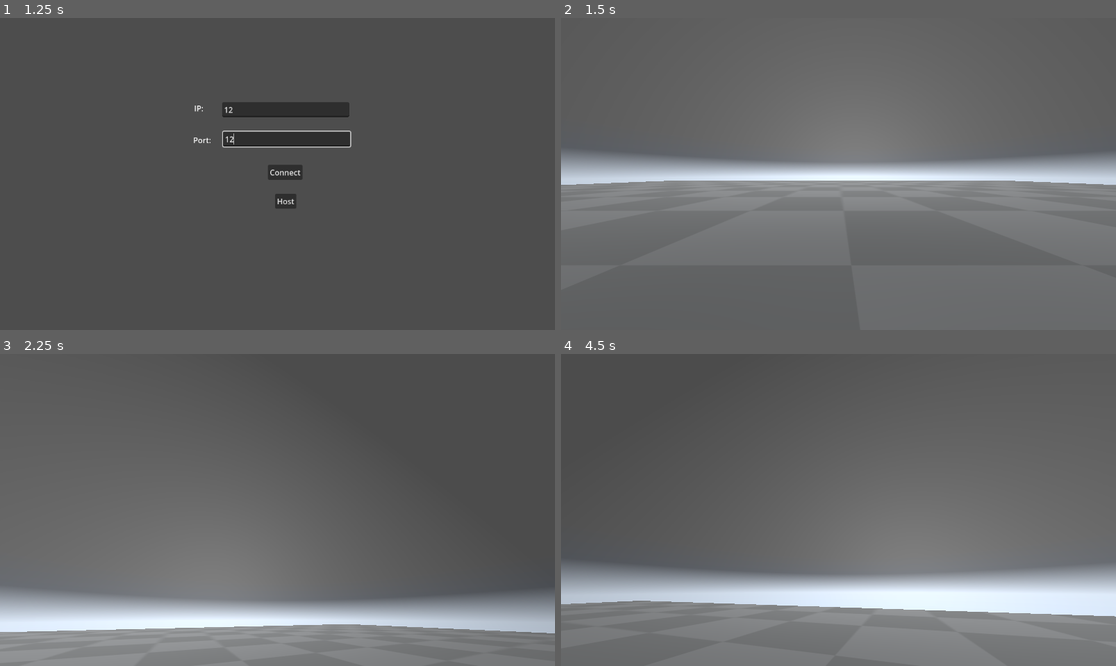
Above: before the commit, frames 1-4 (two rows, left to right).
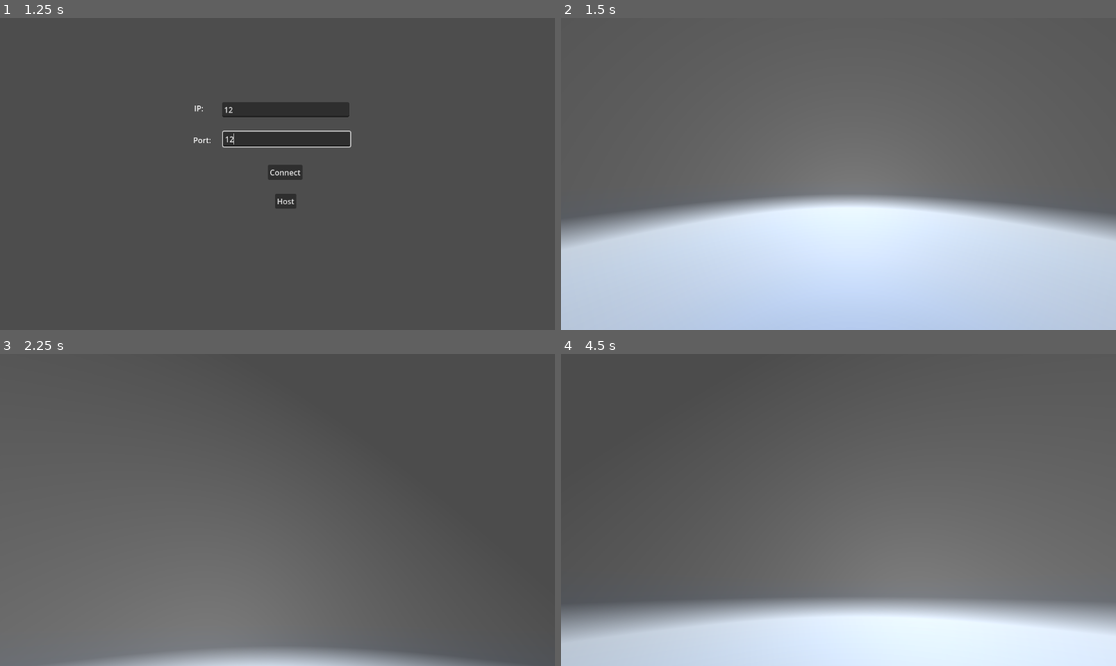
Above: after the commit, the same moments.

Repository: Magifire/FPS_Nugget
Game: Godot game, scene res://Menu.tscn
Two runs of this game, one before a commit and one after it. Both use one fixed random seed, a clock stepped at 60 frames per second and the inputs below. This scene is started directly instead of the project's main scene.
Inputs (mouse positions are in pixels of both pictures, inside the frame that each line leads up to):
- Up to frame 1 (1.25 s): click (283, 108) at 0.52 s; type "12" at 0.6 s; click (288, 139) at 0.75 s; type "12" at 0.83 s
- Up to frame 2 (1.5 s): click "Host" at 1.25 s
- Up to frame 3 (2.25 s): tap Enter at 2 s; move the mouse to (305, 510) at 2.02 s; press the mouse at (305, 510) at 2.03 s; hold W (Up) from 2.03 s (still down)
- Up to frame 4 (4.5 s): keep holding W (Up); tap Space (Jump) at 2.27, 3.02 s; move the mouse to (810, 510) at 2.77 s; release the mouse at (810, 510) at 2.78 s; click (810, 510) at 2.85 s; move the mouse to (849, 503) at 3.52 s; press the mouse at (849, 503) at 3.53 s; move the mouse to (832, 516) at 4.27 s; release the mouse at (832, 516) at 4.28 s; click (832, 516) at 4.35 s

Frame 1 is identical in both runs. In frame 2, 52% of the frame differs, in the area x 0-100%, y 42-100%; in frame 3, 18%; in frame 4, 29%.

Commit message:
Casually realizes I have to rewrite all of this

Diff:
--- a/character_body_3d.tscn
+++ b/character_body_3d.tscn
@@ -6,6 +6,11 @@
 [sub_resource type="CapsuleShape3D" id="CapsuleShape3D_ummqd"]
 radius = 0.858018
 height = 1.98318
+
+[sub_resource type="SceneReplicationConfig" id="SceneReplicationConfig_vwr41"]
+properties/0/path = NodePath(".:position")
+properties/0/spawn = false
+properties/0/replication_mode = 1
 
 [node name="CharacterBody3D" type="CharacterBody3D"]
 script = ExtResource("1_ycw30")
@@ -22,3 +27,6 @@
 transform = Transform3D(-1, 0, -8.74228e-08, 0, 1, 0, 8.74228e-08, 0, -1, 0, 1, 0)
 
 [node name="Chicken" parent="Pivot" instance=ExtResource("2_37stb")]
+
+[node name="MultiplayerSynchronizer" type="MultiplayerSynchronizer" parent="."]
+replication_config = SubResource("SceneReplicationConfig_vwr41")
--- a/debug_level_1.gd
+++ b/debug_level_1.gd
@@ -8,29 +8,18 @@
 	var root = get_tree().root
 	var menu = root.get_node("Main Menu")
 
-	LocalPlayer.name = "Player"
-
 	multiplayer.multiplayer_peer = null
 	var peer = ENetMultiplayerPeer.new()
 
 	if menu.connHost == 0:
-		var localIP = IP.resolve_hostname(str(OS.get_environment("COMPUTERNAME")),1)
-		#print(localIP)
-		var error = peer.create_client("127.0.0.1", 7355)
-		if error:
-			print(error)
-			return error
+		peer.create_client("127.0.0.1", 7355)
 		multiplayer.multiplayer_peer = peer
 	elif menu.connHost == 1:
-		#peer.set_bind_ip("127.0.0.1")
-		print(peer.create_server(7355, 16))
+		peer.create_server(7355, 16)
+		multiplayer.multiplayer_peer = peer
 
-	#while(peer.get_connection_status() != 2):
-	#	print(peer.get_connection_status())
-
+	#$"MultiplayerSpawner".set_multiplayer_authority(peer.get_unique_id())
+	LocalPlayer.name = "Player" + str(peer.get_unique_id())
 	root.get_node("Debug Level1").get_node("Player Spawner").add_child(LocalPlayer)
 
 	root.remove_child(menu)
-
-func _on_connection_failed():
-	print("e")
--- a/debug_level_1.tscn
+++ b/debug_level_1.tscn
@@ -39,13 +39,12 @@
 [node name="Skybox" parent="." instance=ExtResource("3_x1o4h")]
 transform = Transform3D(1, 0, 0, 0, 1, 0, 0, 0, 1, 34.0592, 17.9548, -40.0645)
 
+[node name="Player Spawner" type="Node3D" parent="."]
+transform = Transform3D(1, 0, 0, 0, 1, 0, 0, 0, 1, 0, 109.245, 0)
+
 [node name="MultiplayerSpawner" type="MultiplayerSpawner" parent="."]
 process_mode = 3
+process_priority = -2
+process_physics_priority = -2
 _spawnable_scenes = PackedStringArray("res://character_body_3d.tscn")
 spawn_path = NodePath("../Player Spawner")
-
-[node name="Player Spawner" type="Node3D" parent="."]
-
-[node name="MultiplayerSynchronizer" type="MultiplayerSynchronizer" parent="."]
-process_mode = 3
-visibility_update_mode = 1
Not shown: 1 places in character_body_3d.tscn that only renumber resources
